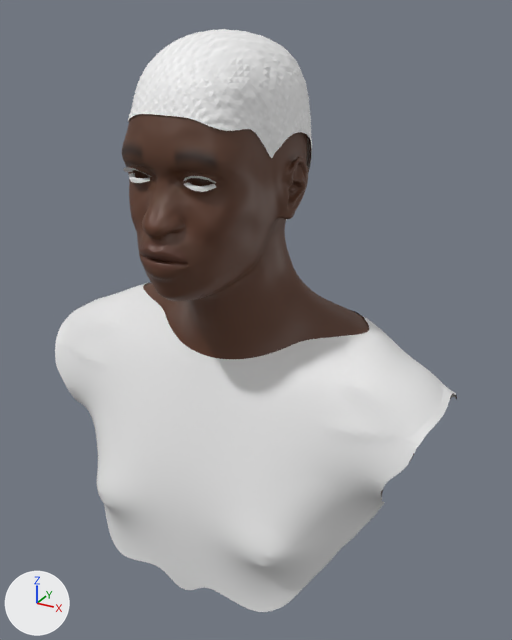
An edit to the glTF model models/hd_m_dark.glb, drawn before and after from the same camera.
Rendered twice from a 50 mm camera at (0.364, -0.597, 1.838) aimed at (0.026, 0.017, 1.531). Every picture has the same lights, and +X, +Y and +Z are marked at lower left. The older version comes first.

Before the edit, the objects in view are built like this:
```python
me_hair = bpy.data.meshes.new('hair')
me_hair.from_pydata(...)  # 5844 vertices, 11004 faces; spans x -0.077..0.077, y -0.1..0.1, z 1.645..1.821
me_hair.materials.append(mat_defaultmaterial_001)
me_lashes = bpy.data.meshes.new('lashes')
me_lashes.from_pydata(...)  # 250 vertices, 368 faces; spans x -0.049..0.049, y -0.1017..-0.087, z 1.6954..1.7095
me_skin = bpy.data.meshes.new('skin')
me_skin.from_pydata(...)  # 83381 vertices, 166272 faces; spans x -0.233..0.233, y -0.124..0.128, z 1.244..1.815
me_skin.materials.append(mat_defaultmaterial)
me_top = bpy.data.meshes.new('top')
me_top.from_pydata(...)  # 13549 vertices, 26236 faces; spans x -0.239..0.239, y -0.109..0.13, z 1.244..1.532
ob_hair = bpy.data.objects.new('hair', me_hair)
ob_hair.location = (0.0, 0.0, 0.0)
ob_lashes = bpy.data.objects.new('lashes', me_lashes)
ob_lashes.location = (0.0, 0.0, 0.0)
ob_skin = bpy.data.objects.new('skin', me_skin)
ob_skin.location = (0.0, 0.0, 0.0)
ob_top = bpy.data.objects.new('top', me_top)
ob_top.location = (0.0, 0.0, 0.0)
```
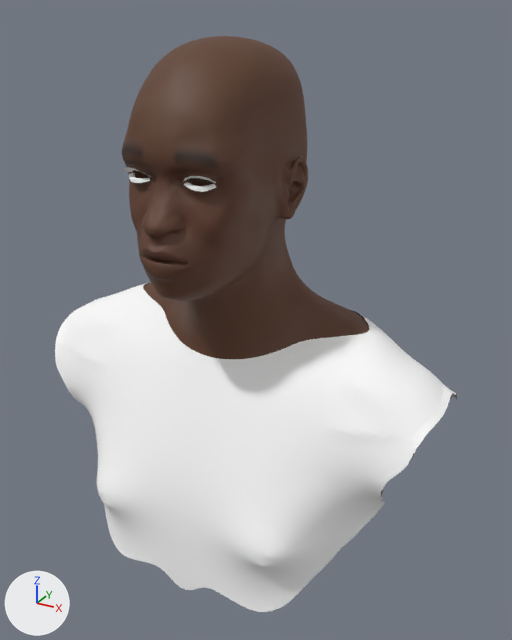
Boxes (x1, y1, x2, y2) around the edits, measured in the pictures (512 x 640 px):
'top', recoloured: (55, 283, 457, 612) in both
'hair', deleted: before (128, 29, 312, 220)
'lashes', recoloured: (123, 167, 216, 192) in both

The change, as a diff of the scene's bpy script:
```diff
--- a/models/hd_m_dark.glb.py
+++ b/models/hd_m_dark.glb.py
@@ mat_material_0_001 @@
+mat_material_0_001 = principled_material('Material_0.001')
+mat_material_0_001.base_color = (1.0, 1.0, 1.0)  # white #ffffff
+mat_material_0_001.roughness = 0.6
@@ me_lashes @@
 me_lashes.from_pydata(...)  # 250 vertices, 368 faces; spans x -0.049..0.049, y -0.1017..-0.087, z 1.6954..1.7095
+me_lashes.materials.append(mat_material_0_001)  # white #ffffff
@@ me_top @@
 me_top.from_pydata(...)  # 13549 vertices, 26236 faces; spans x -0.239..0.239, y -0.109..0.13, z 1.244..1.532
+me_top.materials.append(mat_material_0_001)  # white #ffffff
@@ ob_hair @@
-ob_hair = bpy.data.objects.new('hair', me_hair)
-ob_hair.location = (0.0, 0.0, 0.0)
```
